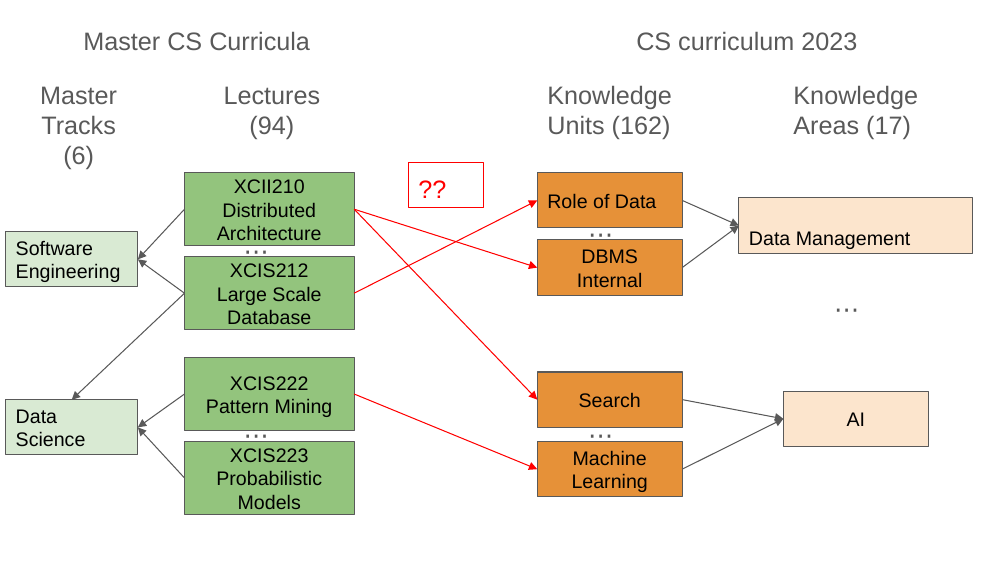
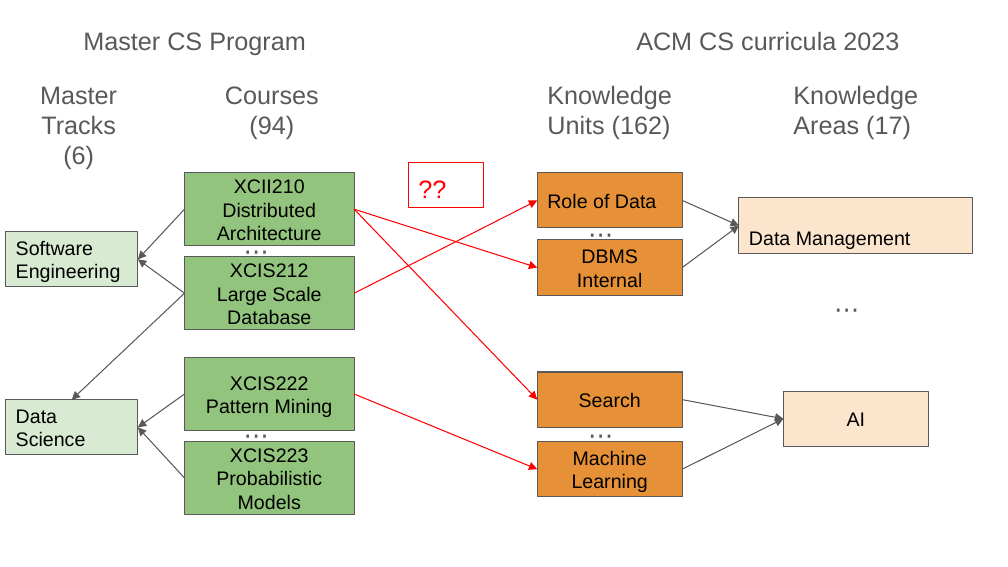
Before and after one commit to momo54/SLM-EXP, a slide deck: slide 1 of scripts/Demo SPARQLLM.pptx. Drawn at 1008x567 pixels with LibreOffice and Linux fonts; fonts in the diff are those of the drawing. Boxes give left, top, right and bottom in pixels: in the first picture for what was removed or moved away, otherwise in the second. Text is boxed around its words. In the diff, an @@ line names an element or a change of style, - is before the commit and + after.

```diff
--- a/scripts/Demo SPARQLLM.pptx
+++ b/scripts/Demo SPARQLLM.pptx
@@ text at [83,32,306,55]: text changed @@
-Master CS Curricula
+Master CS Program
@@ text at [636,31,899,50]: text changed @@
-CS curriculum 2023
+ACM CS curricula 2023
@@ text at [225,86,319,139]: text changed @@
-Lectures (94)
+Courses (94)
```
Also in this commit, not shown: 1 other slide changed, 11 other files.
